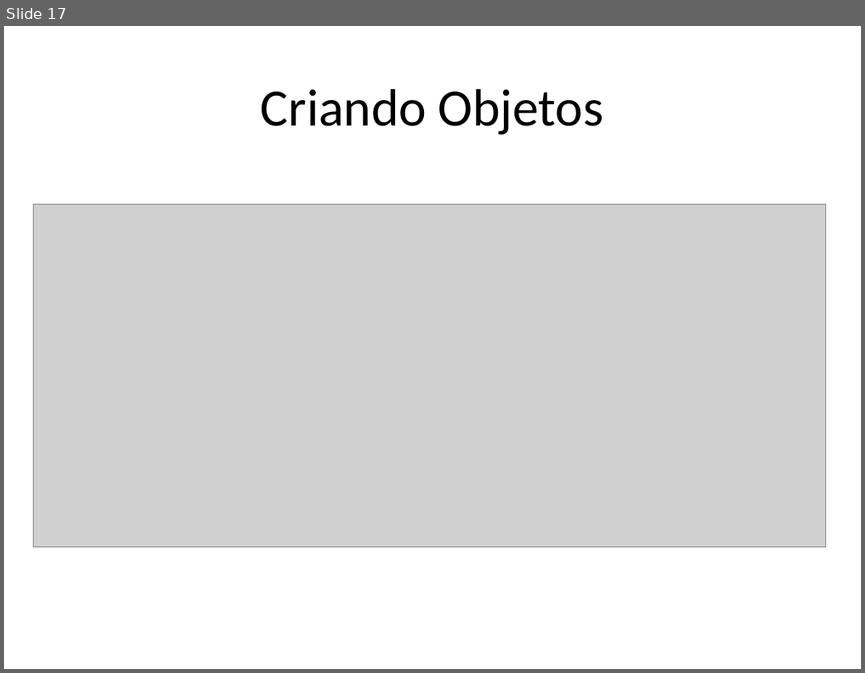
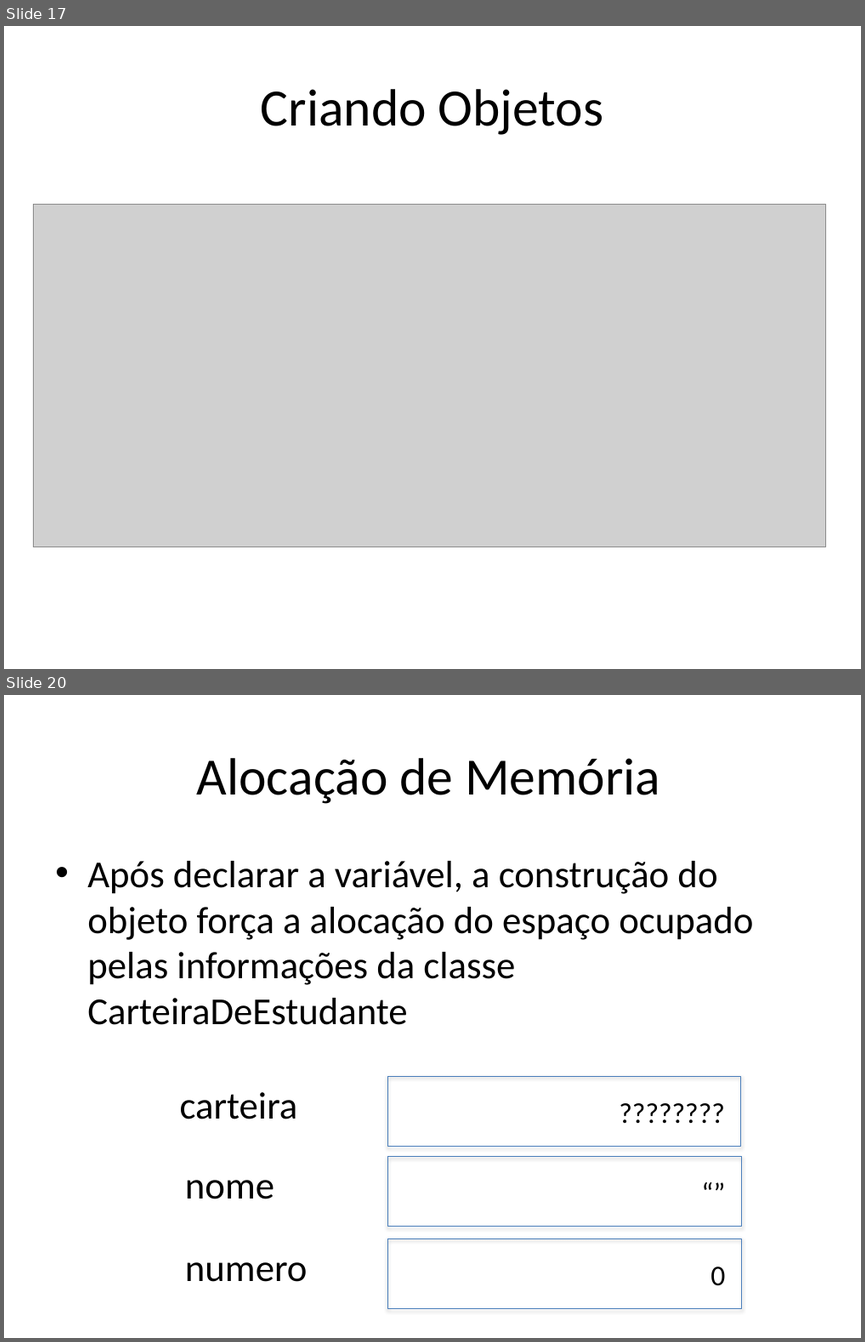
Before and after one commit to renanlessa/CursoJava, a slide deck: Documentos/Orientação a Objetos.pptx. Shown one above the other, each under a label of ours: slide 17 before the commit, slides 17 and 20 after it; the slides between them are not shown. The pictures are 865x673 and 865x1342 pixels, drawn with LibreOffice and Linux fonts; fonts in the diff are those of the drawing; grey boxes stand for pictures. Boxes give left, top, right and bottom in pixels: in the first picture for what was removed or moved away, otherwise in the second. Text is boxed around its words. In the diff, an @@ line names an element or a change of style, - is before the commit and + after.

```diff
--- a/Documentos/Orientação a Objetos.pptx
+++ b/Documentos/Orientação a Objetos.pptx
@@ slide 20 added at [4,695,861,1338], background #FFFFFF @@
@@ title added at [197,758,660,804], 44 pt, text #000000 @@
+Alocação de Memória
@@ text added at [87,861,753,1025], 32 pt, text #000000 @@
+• Após declarar a variável, a construção do objeto força a alocação do espaço ocupado pelas informações da classe CarteiraDeEstudante
@@ rectangle added at [388,1077,741,1145], outline #4B7EBC 0.75 pt @@
@@ text added at [180,1092,298,1119], 32 pt, text #000000 @@
+carteira
@@ text added at [577,1090,733,1133], 24 pt, text #000000 @@
+????????
@@ rectangle added at [388,1156,741,1225], outline #4B7EBC 0.75 pt @@
@@ text added at [578,1169,734,1213], 24 pt, text #000000 @@
+“”
@@ text added at [185,1179,274,1199], 32 pt, text #000000 @@
+nome
@@ rectangle added at [388,1238,741,1308], outline #4B7EBC 0.75 pt @@
@@ text added at [185,1262,307,1281], 32 pt, text #000000 @@
+numero
@@ text added at [710,1266,725,1286], 24 pt, text #000000 @@
+0
```
Also in this commit, not shown: 1 slide changed, 5 other slides added, 7 other files.
